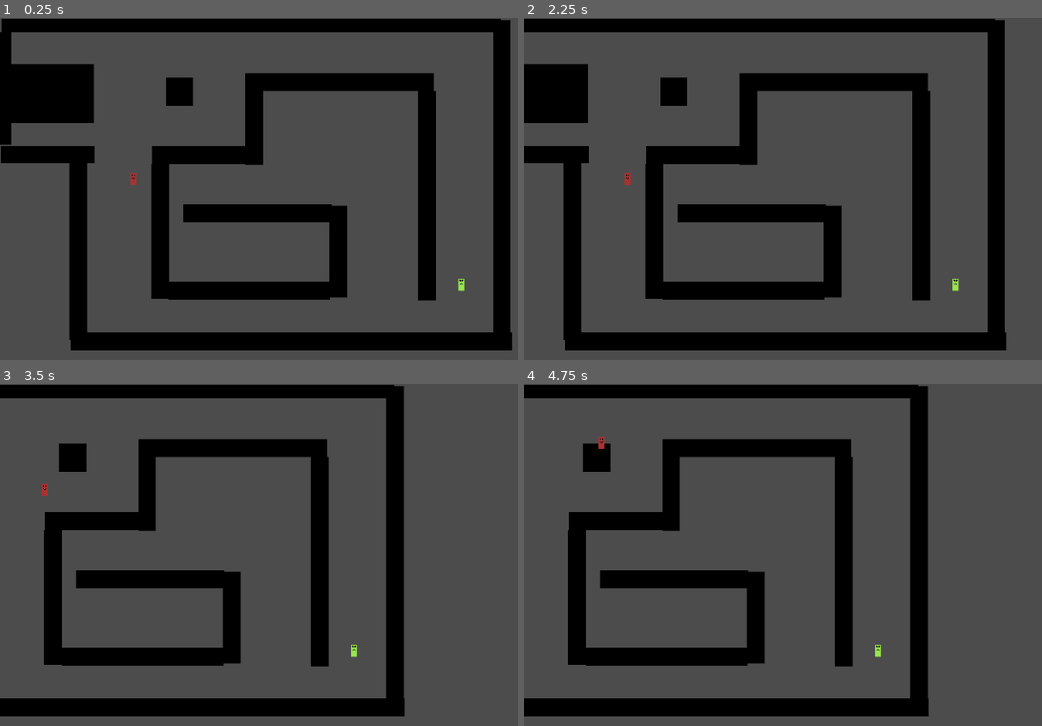
Above: before the commit, frames 1-4 (two rows, left to right).
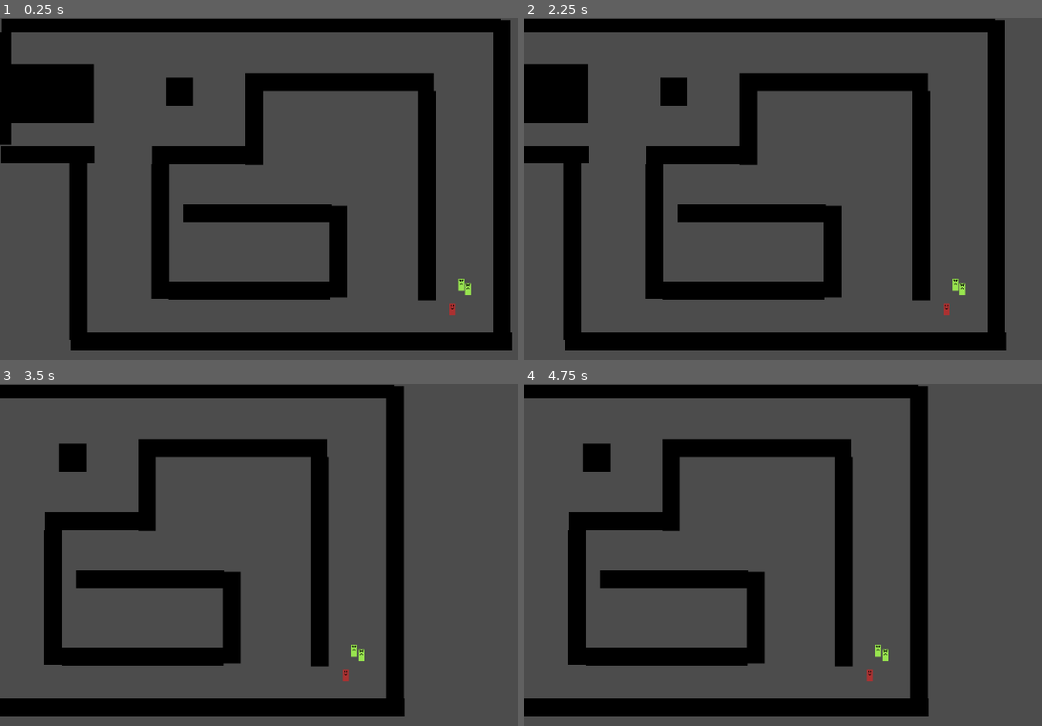
Above: after the commit, the same moments.

Repository: bbenefield89/Godot_cRPG
Game: Godot game, scene res://World.tscn
Two runs of this game, one before a commit and one after it. Both use one fixed random seed, a clock stepped at 60 frames per second and the inputs below.
Inputs (mouse positions are in pixels of both pictures, inside the frame that each line leads up to):
- Up to frame 1 (0.25 s): no input
- Up to frame 2 (2.25 s): tap Enter at 0.5, 2 s; drag from (658, 178) to (985, 288) at 0.52 s; tap Space at 1.25 s; drag from (985, 288) to (658, 178) at 1.27 s; move the mouse to (979, 144) at 2.02 s; hold D (camera_right) from 2.03 s (still down); click (979, 144) at 2.17 s
- Up to frame 3 (3.5 s): release D (camera_right) at 2.75 s; drag from (341, 698) to (36, 510) at 2.77 s
- Up to frame 4 (4.75 s): tap Space at 3.5 s; move the mouse to (outside the picture) at 3.52 s; click (outside the picture) at 3.6 s; drag from (674, 541) to (575, 462) at 4.27 s

The runs differ from the first frame. In frame 1, 0.1% of the frame differs, in the area x 25-91%, y 45-87%; in frame 2, 0.1%, in the area x 19-86%, y 45-87%; in frame 3, 0.1%; in frame 4, 0.1%.

Commit message:
Actors can now use cleave and standard attacks

Diff:
--- a/Creatures/Actor/Actor.gd
+++ b/Creatures/Actor/Actor.gd
@@ -3,6 +3,10 @@
 var MainCamera := Camera2D.new()
 
 onready var HitBoxAttackCooldownTimer := $HitBox/AttackCooldownTimer
+
+func _ready():
+	HitBox.connect("enemy_entered_hitbox", self, "attack")
+
 
 func _input(event):
 	if (Input.is_action_just_released("pc_move") and
@@ -13,18 +17,31 @@
 				MainCamera.position)
 
 
+func attack(area: Area2D):
+	var enemy : KinematicBody2D = area.get_parent()
+	if (current_target != null and is_instance_valid(current_target)
+			and enemy.name == current_target.name):
+		path = PoolVector2Array()
+		handle_weapon_attack_type(area)
+
+
+func handle_weapon_attack_type(area: Area2D):
+	if Stats.weapon.attack_type == "cleave":
+		for hitbox in HitBox.enemies_in_hitbox:
+			attack_targets(HitBox.enemies_in_hitbox)
+	else:
+		attack_targets([area])
+	HitBox.trigger_attack_cooldown(Stats.current_attack_speed)
+
+
+func attack_targets(targets: Array) -> void:
+	for target in targets:
+		target.get_parent().Stats.health -= Stats.damage
+
+
 func _on_Stats_zero_health():
 	queue_free()
 
 
 func _on_UpdatePathToEnemyTimer_timeout():
 	update_path_to_enemy()
-
-
-func _on_HitBox_area_entered(area):
-	var enemy : KinematicBody2D = area.get_parent()
-	if (current_target != null and is_instance_valid(current_target) and
-				enemy.name == current_target.name):
-			path = PoolVector2Array()
-			enemy.Stats.health -= Stats.damage
-			HitBox.trigger_attack_cooldown(Stats.current_attack_speed)
--- a/Creatures/Actor/Actor.tscn
+++ b/Creatures/Actor/Actor.tscn
@@ -14,6 +14,7 @@
 extents = Vector2( 4, 8 )
 
 [sub_resource type="CircleShape2D" id=3]
+radius = 27.074
 
 [sub_resource type="CircleShape2D" id=4]
 radius = 4.12311
@@ -58,7 +59,6 @@
 script = ExtResource( 4 )
 
 [connection signal="mouse_exited" from="SelectBox" to="SelectBox" method="_on_SelectBox_mouse_exited"]
-[connection signal="area_entered" from="HitBox" to="." method="_on_HitBox_area_entered"]
 [connection signal="timeout" from="HitBox/AttackCooldownTimer" to="HitBox" method="_on_AttackCooldownTimer_timeout"]
 [connection signal="zero_health" from="Stats" to="." method="_on_Stats_zero_health"]
 [connection signal="timeout" from="UpdatePathToEnemyTimer" to="." method="_on_UpdatePathToEnemyTimer_timeout"]
--- a/Creatures/Creature/Creature.tscn
+++ b/Creatures/Creature/Creature.tscn
@@ -1,4 +1,6 @@
-[gd_scene format=2]
+[gd_scene load_steps=2 format=2]
+
+[ext_resource path="res://Creatures/Creature/HitBox.gd" type="Script" id=1]
 
 [node name="Creature" type="KinematicBody2D"]
 
@@ -13,6 +15,7 @@
 position = Vector2( 0, -2 )
 
 [node name="HitBox" type="Area2D" parent="."]
+script = ExtResource( 1 )
 
 [node name="HitBoxShape" type="CollisionShape2D" parent="HitBox"]
 
@@ -25,3 +28,6 @@
 [node name="Stats" type="Node2D" parent="."]
 
 [node name="UpdatePathToEnemyTimer" type="Timer" parent="."]
+
+[connection signal="area_entered" from="HitBox" to="HitBox" method="_on_HitBox_area_entered"]
+[connection signal="area_exited" from="HitBox" to="HitBox" method="_on_HitBox_area_exited"]
--- a/Creatures/Creature/HitBox.gd
+++ b/Creatures/Creature/HitBox.gd
@@ -1,7 +1,21 @@
 extends Area2D
+
+signal enemy_entered_hitbox
+
+var enemies_in_hitbox := []
 
 onready var attack_cooldown_timer := $AttackCooldownTimer
 
 func trigger_attack_cooldown(attack_cooldown_duration: float) -> void:
 	set_deferred("monitoring", false)
 	attack_cooldown_timer.start(attack_cooldown_duration)
+
+
+func _on_HitBox_area_entered(area):
+	enemies_in_hitbox.append(area)
+	emit_signal("enemy_entered_hitbox", area)
+
+
+func _on_HitBox_area_exited(area):
+	var area_index = enemies_in_hitbox.find(area)
+	enemies_in_hitbox.remove(area_index)
--- a/Creatures/Creature/Stats.gd
+++ b/Creatures/Creature/Stats.gd
@@ -5,6 +5,8 @@
 export(int) var base_movement_speed := 100
 export(float) var base_attack_speed := 2.0
 export(float) var base_attack_distance := 1.0
+
+var weapon := { "attack_type": "standard" }
 
 onready var health := max_health setget set_health
 onready var current_movement_speed := base_movement_speed
--- a/World.tscn
+++ b/World.tscn
@@ -139,9 +139,12 @@
 script = ExtResource( 5 )
 
 [node name="Actor" parent="ActorsContainer" instance=ExtResource( 1 )]
-position = Vector2( 179, 216 )
+position = Vector2( 607, 391 )
 
 [node name="EnemyContainer" type="Node2D" parent="."]
 
 [node name="Enemy" parent="EnemyContainer" instance=ExtResource( 2 )]
 position = Vector2( 618.602, 357.958 )
+
+[node name="Enemy2" parent="EnemyContainer" instance=ExtResource( 2 )]
+position = Vector2( 628, 364 )
Not shown: 3 places in Creatures/Npc/Enemies/Enemy.tscn that only renumber resources
